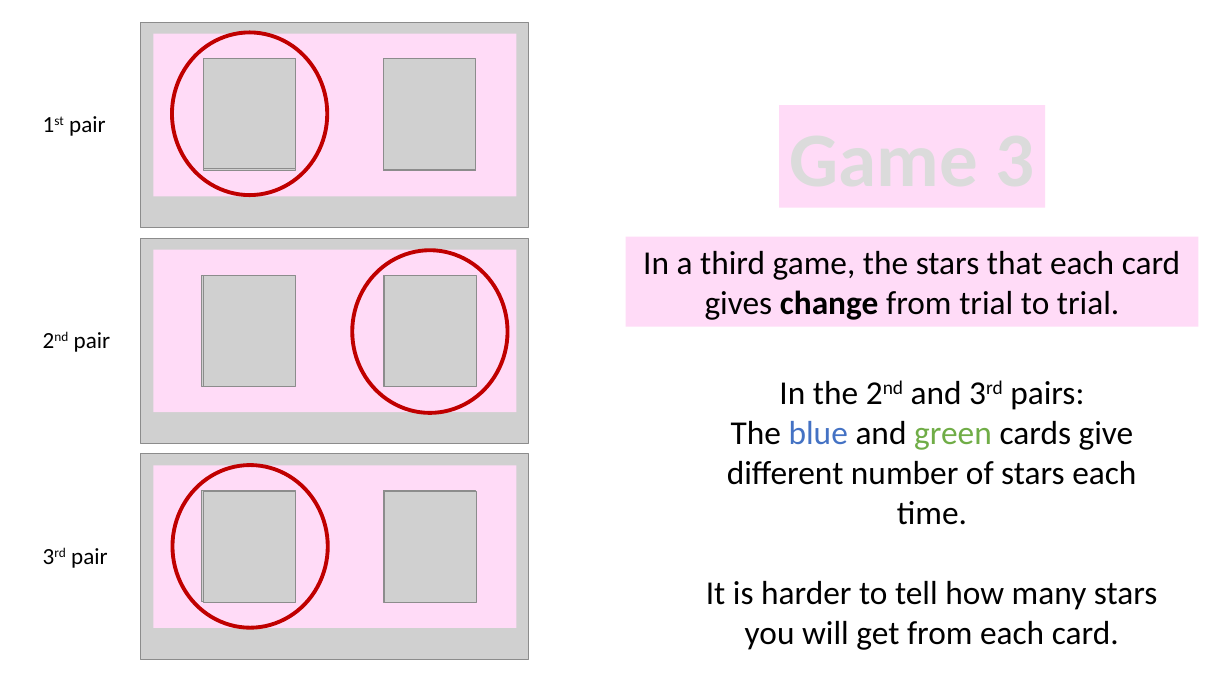
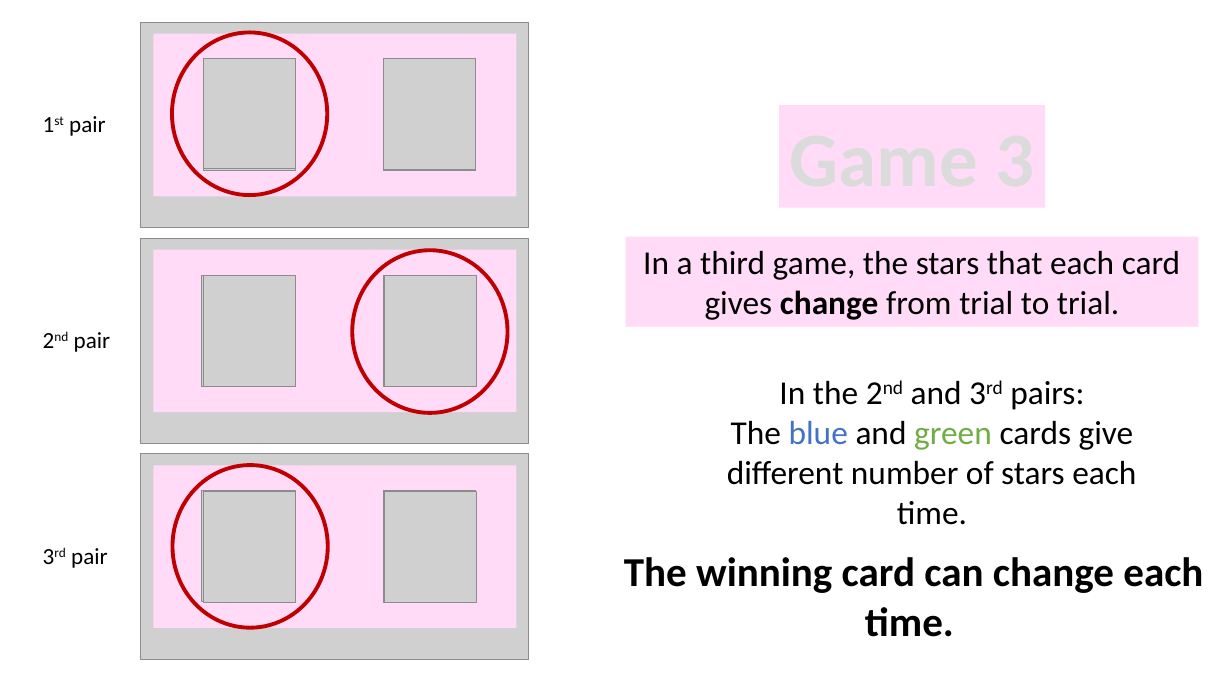
Before and after one commit to LillianXu2019/LUX-RL, a slide deck: slide 50 of images/task_instructions_lux.pptx (slide 18 before the commit). Drawn at 1232x693 pixels with LibreOffice and Linux fonts; fonts in the diff are those of the drawing; grey boxes stand for pictures. Boxes give left, top, right and bottom in pixels: in the first picture for what was removed or moved away, otherwise in the second. Text is boxed around its words. In the diff, an @@ line names an element or a change of style, - is before the commit and + after.

```diff
--- a/images/task_instructions_lux.pptx
+++ b/images/task_instructions_lux.pptx
@@ text added at (x1=624, y1=557, x2=1203, y2=637), 32 pt, text #000000, bold @@
+The winning card can change each time.
@@ text at (x1=706, y1=581, x2=1158, y2=650): paragraph removed @@
-It is harder to tell how many stars you will get from each card.
```
Also in this commit, not shown: 9 other slides changed, 14 slides added, 15 other files.
